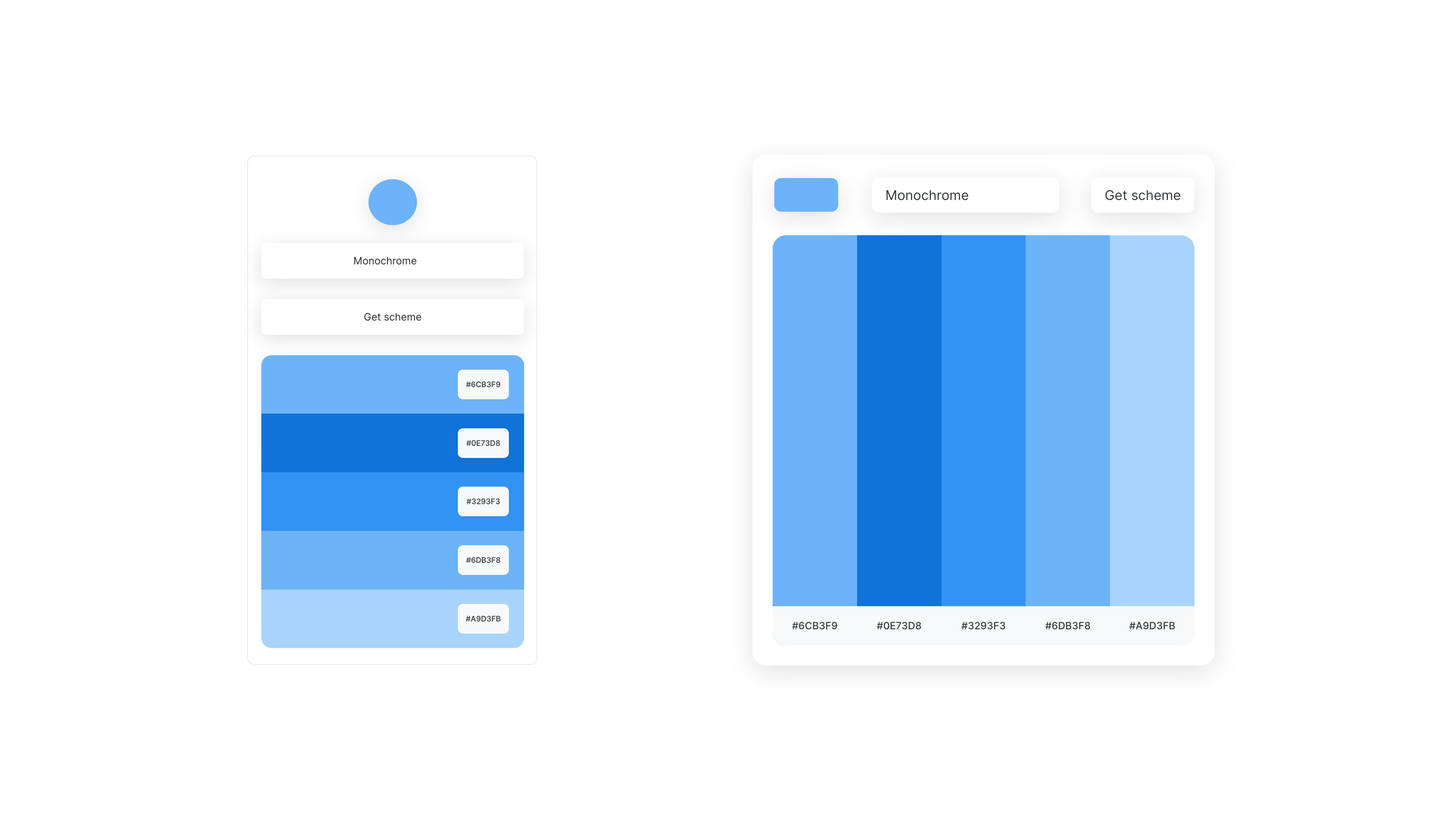
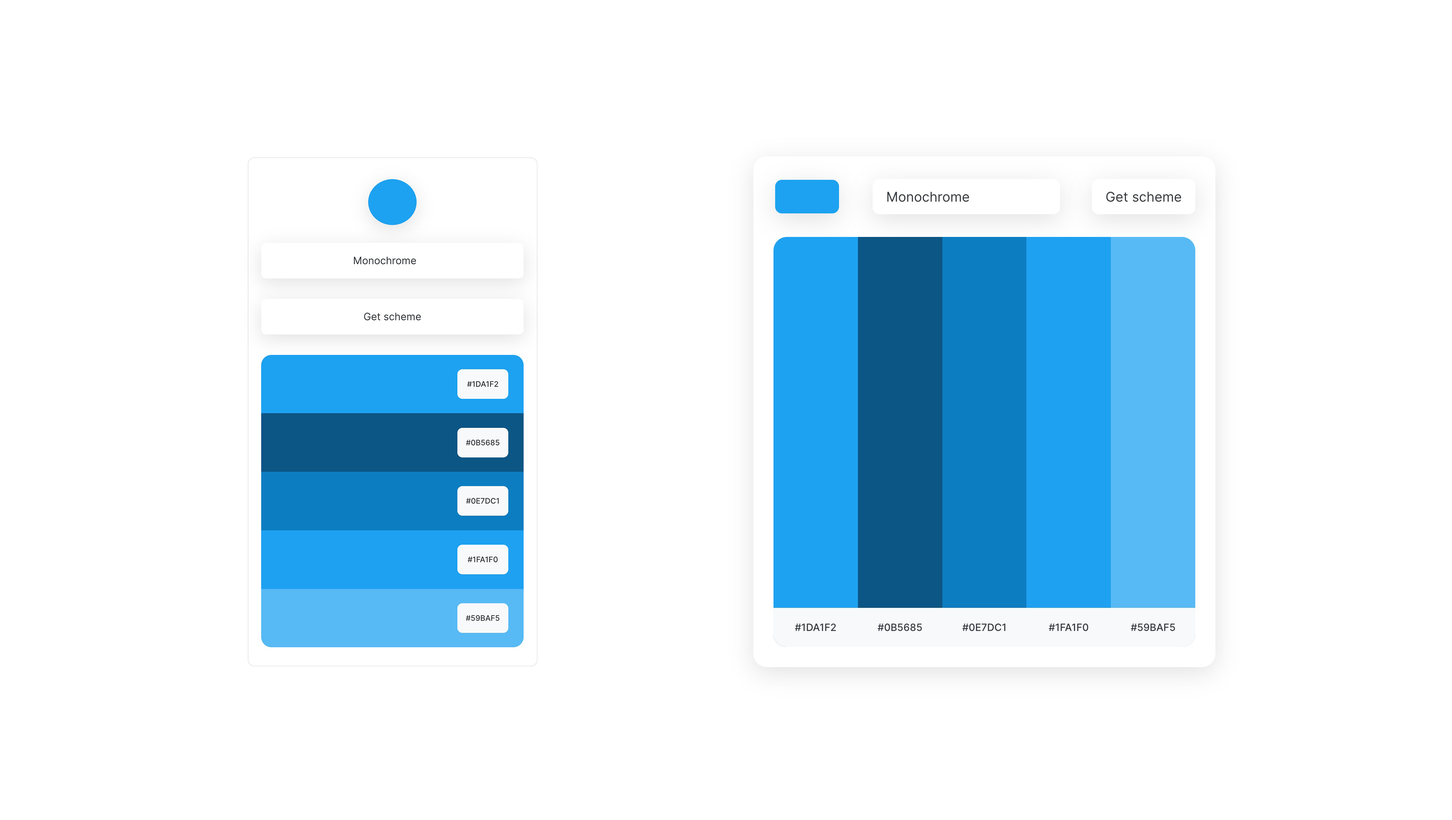
Layers edited between the first and the second 1452 × 820 image:
painted on "Rounded Rectangle 1" over bbox(247, 155, 538, 667)
removed layer "Layer 1" over bbox(247, 155, 538, 667)
added layer "colorsApi_mobile" above "Layer 4" over bbox(247, 155, 538, 667)
renamed "Layer 2" to "Layer 4", painted on it over bbox(751, 152, 1220, 678)
